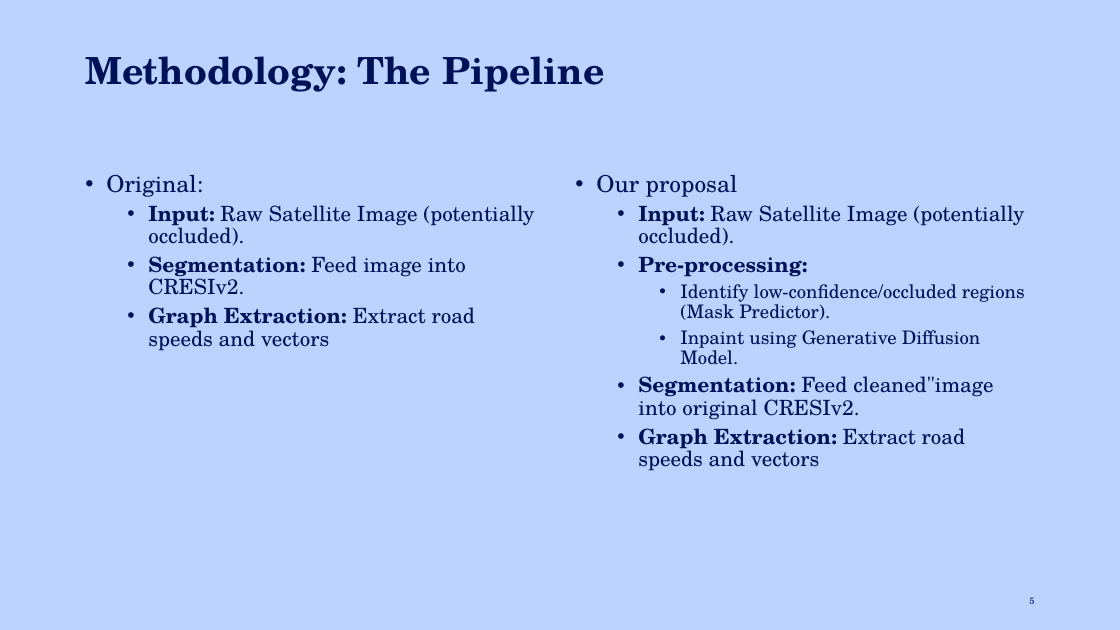
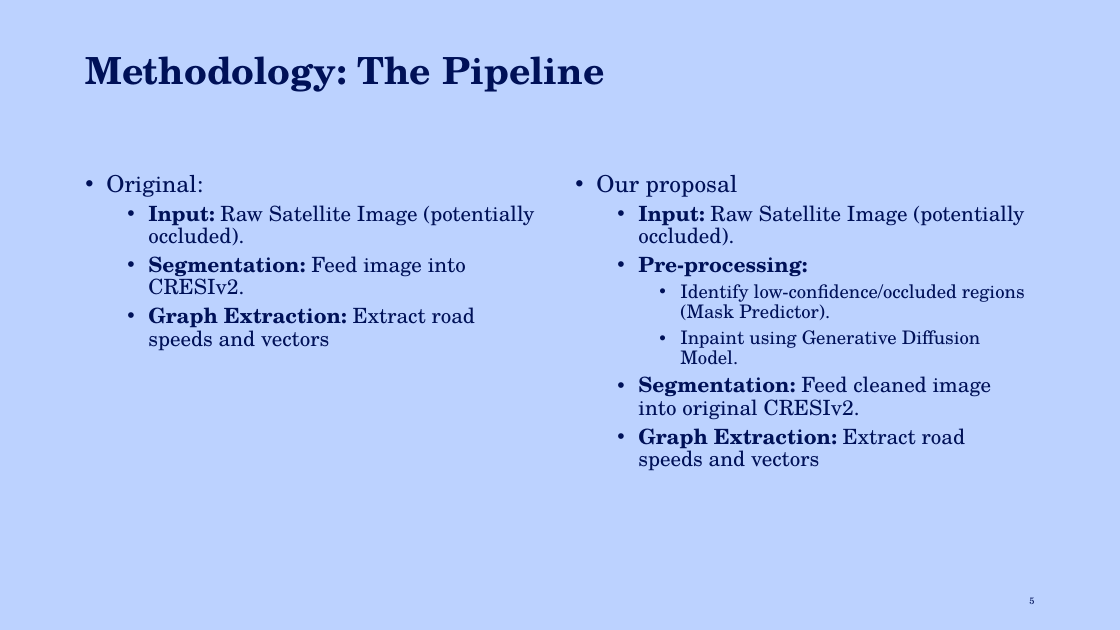
Before and after one commit to Plantius/UC-Final, a slide deck: slide 5 of presentation.pptx. Drawn at 1120x630 pixels with LibreOffice and Linux fonts; fonts in the diff are those of the drawing. Boxes give left, top, right and bottom in pixels: in the first picture for what was removed or moved away, otherwise in the second. Text is boxed around its words. In the diff, an @@ line names an element or a change of style, - is before the commit and + after.

Commit message:
pwp

```diff
--- a/presentation.pptx
+++ b/presentation.pptx
@@ text at (638,376,992,420): text changed @@
-  • Segmentation: Feed cleaned"image into original CRESIv2.
+  • Segmentation: Feed cleaned image into original CRESIv2.
```
Also in this commit, not shown: 3 other slides changed.
